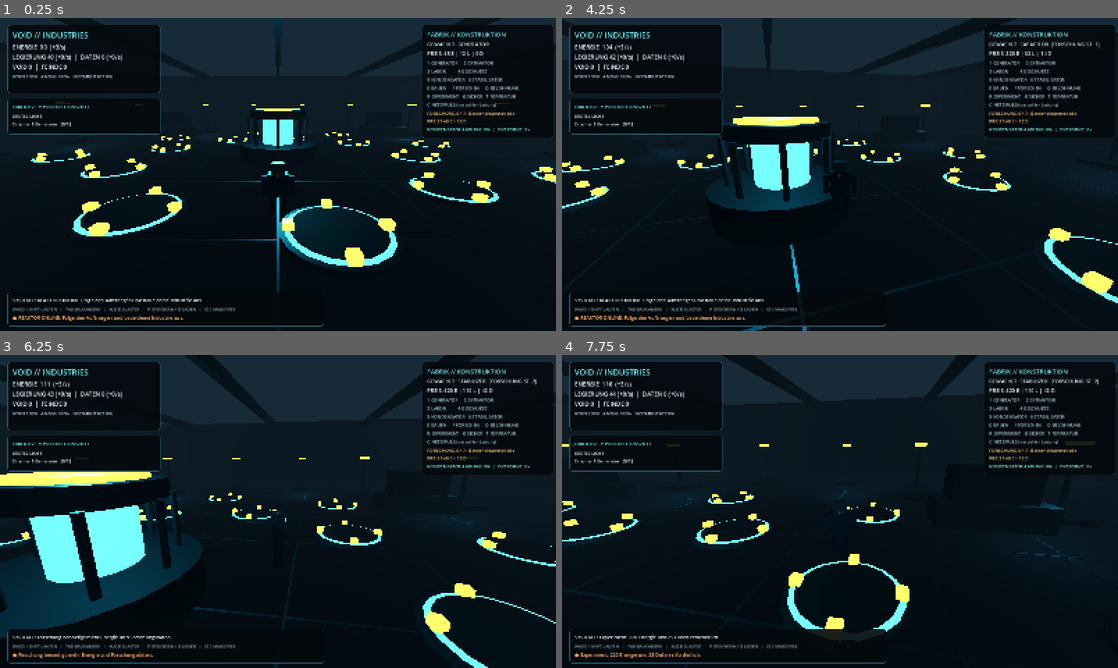
Above: before the commit, frames 1-4 (two rows, left to right).
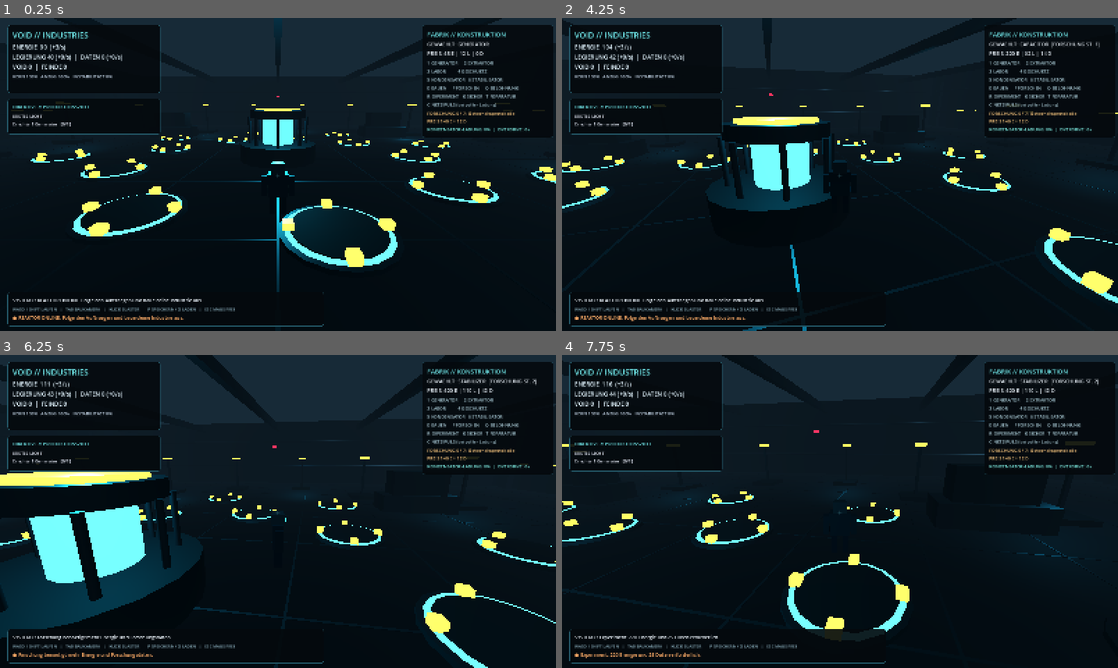
Above: after the commit, the same moments.

Repository: Lizziies/Chatgpt-in-chat-GPT-6-Hoch-Game
Game: Godot game, scene res://scenes/main.tscn
Same seed, same stepped clock (60 frames per second), same inputs: the game is played once before the commit and once after it.
Inputs (mouse positions are in pixels of both pictures, inside the frame that each line leads up to):
- Up to frame 1 (0.25 s): no input
- Up to frame 2 (4.25 s): tap Enter at 0.5 s; move the mouse to (867, 174) at 0.52 s; hold W from 0.53 s (still down); tap 1 at 0.6 s; click (867, 174) at 0.67 s; tap Space at 0.77, 1.52, 3.02, 3.77 s; move the mouse to (812, 174) at 1.27 s; tap 2 at 1.35 s; move the mouse to (851, 168) at 2.02 s; tap 3 at 2.1 s; move the mouse to (834, 180) at 2.77 s; tap 4 at 2.85 s; click (834, 180) at 2.92 s; move the mouse to (878, 177) at 3.52 s; tap 5 at 3.6 s
- Up to frame 3 (6.25 s): move the mouse to (233, 508) at 4.27 s; tap 6 at 4.35 s; tap Space at 4.52, 6.02 s; move the mouse to (283, 511) at 5.02 s; tap E at 5.1 s; click (283, 511) at 5.17 s; move the mouse to (255, 505) at 5.77 s; release W at 5.78 s; hold D from 5.78 s (still down); tap F at 5.85 s
- Up to frame 4 (7.75 s): move the mouse to (867, 511) at 6.52 s; release D at 6.53 s; hold W from 6.53 s (still down); tap R at 6.6 s; tap Space at 6.77, 7.52 s; move the mouse to (812, 511) at 7.27 s; tap G at 7.35 s; click (812, 511) at 7.42 s

The runs differ from the first frame. In frame 1, less than 0.1% of the frame differs, in the area x 49-51%, y 24-26%; in frame 2, less than 0.1%; in frame 3, less than 0.1%, in the area x 49-100%, y 28-36%; in frame 4, less than 0.1%.

Commit message:
art: add animated containment alarms, conduit networks and industrial warning details

Diff:
--- a/scripts/main.gd
+++ b/scripts/main.gd
@@ -15,6 +15,7 @@
 var pads: Array[Dictionary] = []
 var enemies: Array[AnomalyThreat] = []
 var animated_parts: Array[Node3D] = []
+var alarm_lights: Array[OmniLight3D] = []
 var selected_machine: String = "generator"
 var ui_timer: float = 0.0
 var attack_timer: float = 0.0
@@ -98,6 +99,28 @@
 			_box(Vector3(0.85, 10.5, 1.25), Vector3(side * 39.0, 5.0, float(z)), mat_steel)
 	for x in range(-30, 31, 15):
 		_box(Vector3(0.6, 0.9, 79), Vector3(float(x), 10.5, 0), mat_steel)
+	# Ventilation, conduits and small illuminated warning panels.
+	for side in [-1.0, 1.0]:
+		for height in [3.5, 8.1]:
+			_pipe(Vector3(side * 38.4, height, -37), Vector3(side * 38.4, height, 37), 0.19, mat_steel)
+			_pipe(Vector3(-37, height, side * 38.4), Vector3(37, height, side * 38.4), 0.14, mat_steel)
+	for i in range(16):
+		var z: float = -34.0 + 4.55 * float(i)
+		_box(Vector3(0.12, 0.12, 1.6), Vector3(39.45, 3.9, z), mat_amber)
+		_box(Vector3(0.12, 0.12, 1.6), Vector3(-39.45, 3.9, z), mat_amber)
+	for i in range(4):
+		var angle: float = TAU * float(i) / 4.0
+		var pos := Vector3(cos(angle) * 34.0, 6.8, sin(angle) * 34.0)
+		var beacon := OmniLight3D.new()
+		beacon.name = "AlertBeacon_%d" % i
+		beacon.position = pos
+		beacon.light_color = Color(1.0, 0.08, 0.055)
+		beacon.light_energy = 0.0
+		beacon.omni_range = 15.0
+		beacon.shadow_enabled = false
+		add_child(beacon)
+		alarm_lights.append(beacon)
+		_box(Vector3(0.65, 0.4, 0.65), pos, mat_red)
 	# Reactor shell, column, protected glass and spinning stabilizers.
 	_cylinder(Vector3(0, 0.7, 0), 3.15, 1.4, mat_dark, true)
 	_cylinder(Vector3(0, 1.7, 0), 1.25, 3.8, mat_neon)
@@ -259,6 +282,10 @@
 	var dt: float = minf(delta, 0.2)
 	world_time += dt
 	state.tick(dt)
+	var under_alarm: bool = not enemies.is_empty() or state.instability > 55.0
+	var flash: float = 1.1 + 1.4 * absf(sin(world_time * 5.0)) if under_alarm else 0.0
+	for beacon in alarm_lights:
+		beacon.light_energy = flash
 	for part in animated_parts:
 		if is_instance_valid(part):
 			part.rotate_y(dt * 0.8)
